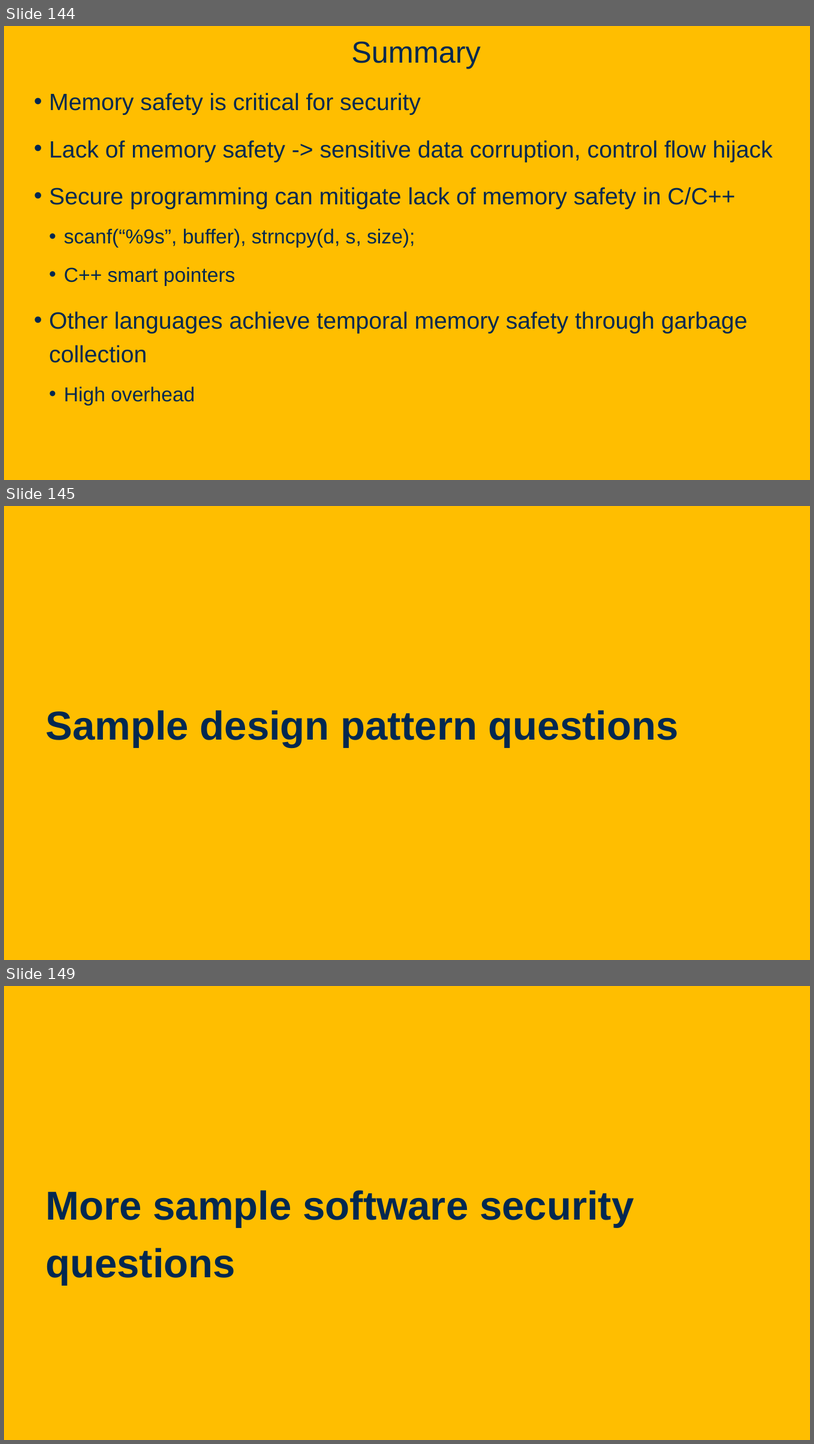
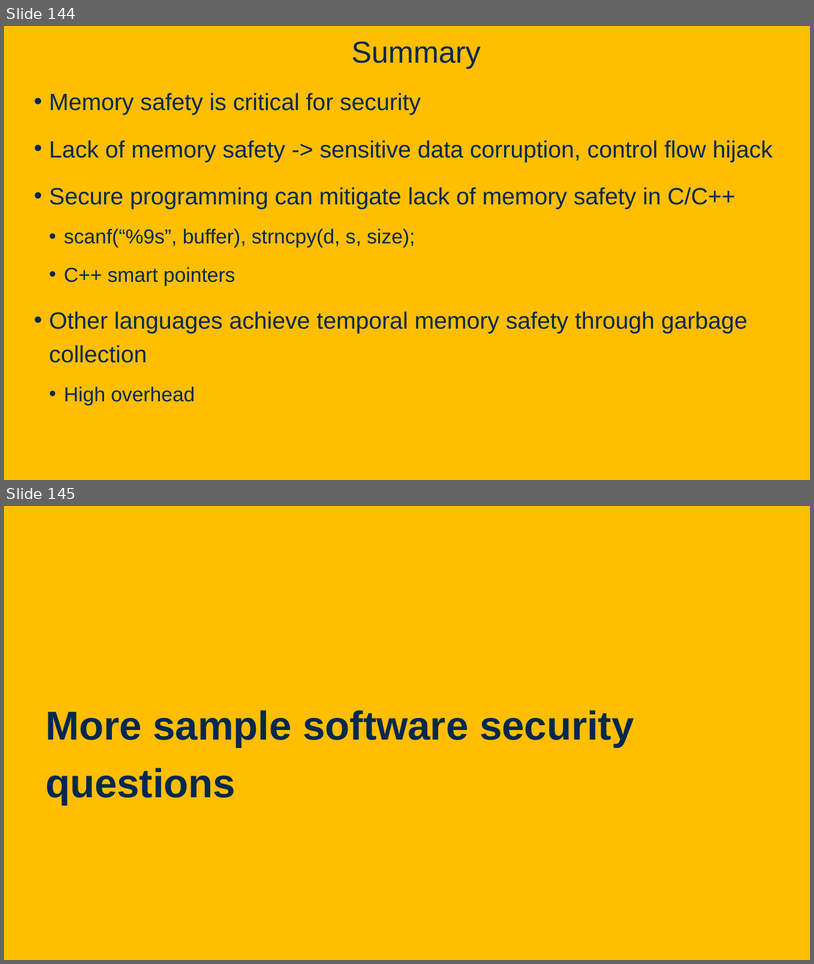
Before and after one commit to davsec-teaching/ecs160-f25, a slide deck: slides/9_software_security.pptx. Shown one above the other, each under a label of ours: slides 144, 145 and 149 before the commit, slides 144 and 145 after it; the slides between them are not shown. The pictures are 814x1444 and 814x964 pixels, drawn with LibreOffice and Linux fonts; fonts in the diff are those of the drawing; background and template pictures are left out. Boxes give left, top, right and bottom in pixels: in the first picture for what was removed or moved away, otherwise in the second. Text is boxed around its words. In the diff, an @@ line names an element or a change of style, - is before the commit and + after.

Commit message:
updates to security and design pattern slides

```diff
--- a/slides/9_software_security.pptx
+++ b/slides/9_software_security.pptx
@@ slide 145 removed at (x1=4, y1=506, x2=810, y2=960), background picture (left out) @@
@@ text removed at (x1=45, y1=710, x2=679, y2=747) @@
-Sample design pattern questions
@@ what was slide 149 is now slide 145 @@
```
Also in this commit, not shown: 1 slide changed, 3 other slides removed, 1 other file.
